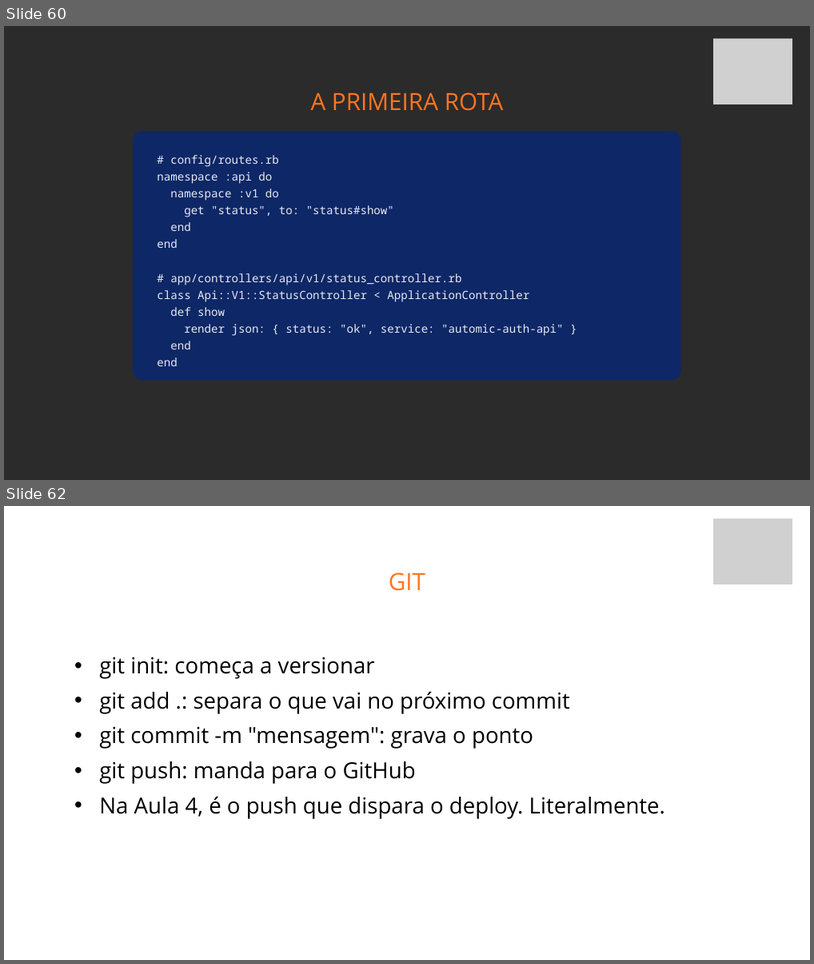
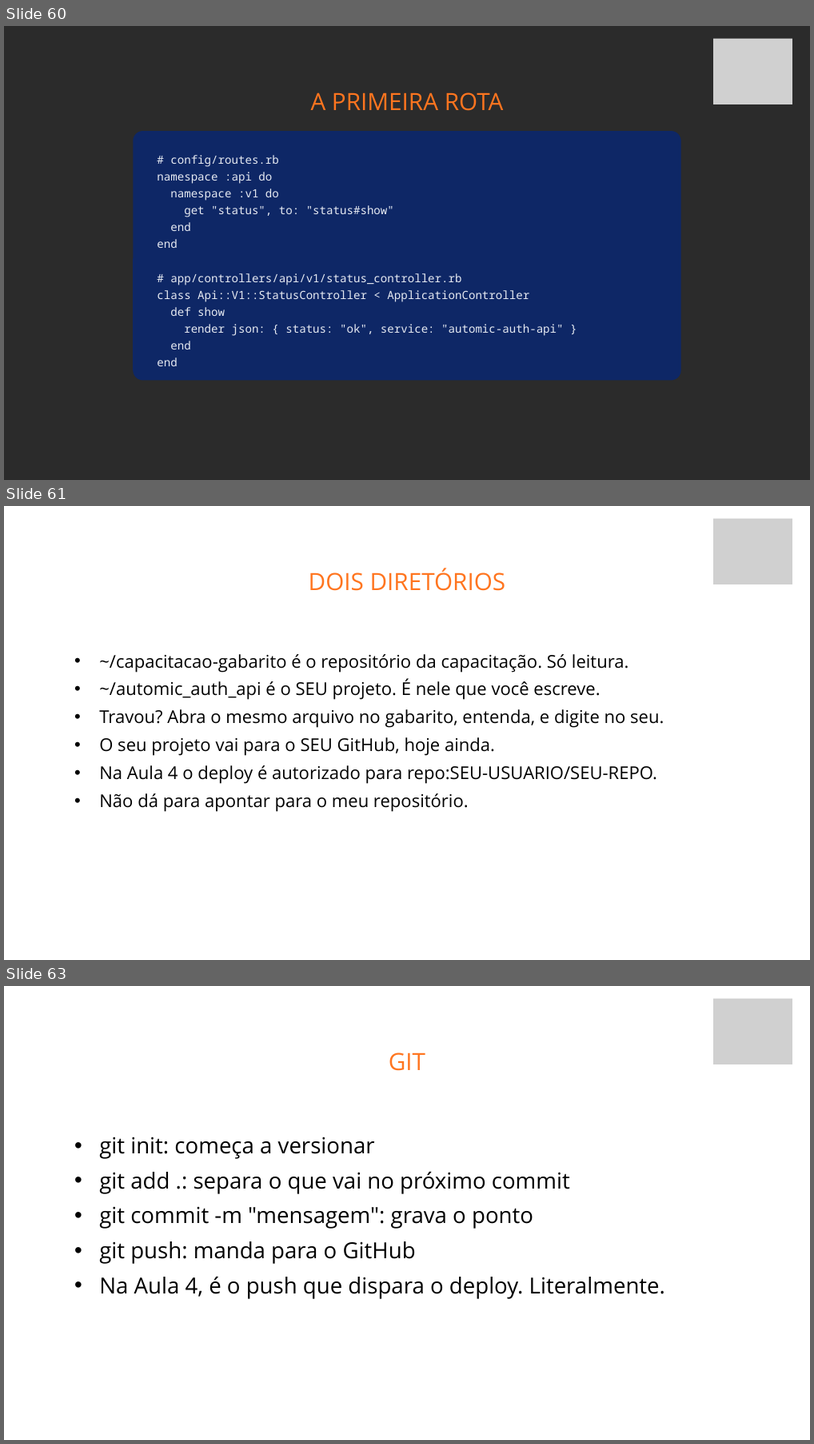
Before and after one commit to fabriciosiqueira08/capacitacao-gabarito, a slide deck: slides/build/aula-01-fundamentos-de-back-end.pptx. Shown one above the other, each under a label of ours: slides 60 and 62 before the commit, slides 60, 61 and 63 after it; the slides between them are not shown. The pictures are 814x964 and 814x1444 pixels, drawn with LibreOffice and Linux fonts; fonts in the diff are those of the drawing; grey boxes stand for pictures; background and template pictures are left out; a plain dark background stands for a picture behind light text. Boxes give left, top, right and bottom in pixels: in the first picture for what was removed or moved away, otherwise in the second. Text is boxed around its words. In the diff, an @@ line names an element or a change of style, - is before the commit and + after.

```diff
--- a/slides/build/aula-01-fundamentos-de-back-end.pptx
+++ b/slides/build/aula-01-fundamentos-de-back-end.pptx
@@ slide 61 added at <box>4,506,810,960</box>, background picture (left out) @@
@@ picture added at <box>714,519,793,584</box> @@
@@ text added at <box>309,568,506,591</box>, 42.4 pt, text #FF751F @@
+DOIS DIRETÓRIOS
@@ text added at <box>99,654,664,812</box>, 31.6 pt, text #000000 @@
+  • ~/capacitacao-gabarito é o repositório da capacitação. Só leitura.
+  • ~/automic_auth_api é o SEU projeto. É nele que você escreve.
+  • Travou? Abra o mesmo arquivo no gabarito, entenda, e digite no seu.
+  • O seu projeto vai para o SEU GitHub, hoje ainda.
+  • Na Aula 4 o deploy é autorizado para repo:SEU-USUARIO/SEU-REPO.
+  • Não dá para apontar para o meu repositório.
@@ what was slide 62 is now slide 63 @@
```
Also in this commit, not shown: 1 slide changed, 40 other files.
